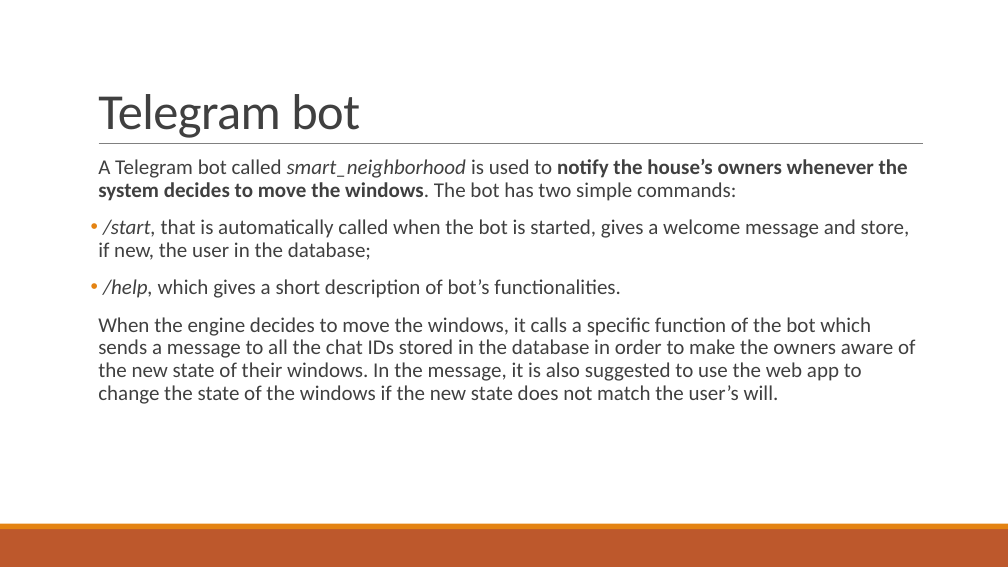
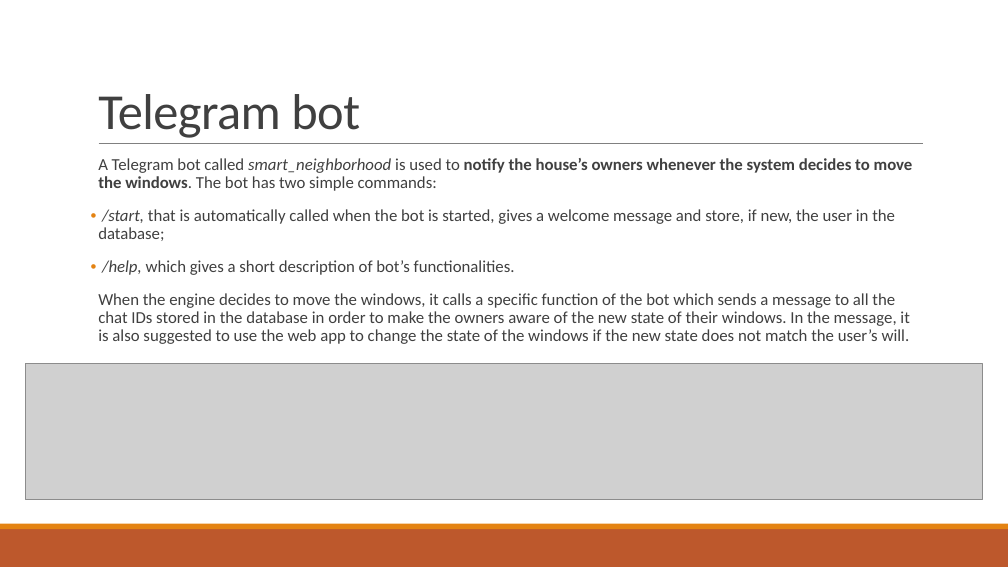
Before and after one commit to francescobaraldi/smart-neighborhood, a slide deck: slide 20 of Smart Neighborhood.pptx. Drawn at 1008x567 pixels with LibreOffice and Linux fonts; fonts in the diff are those of the drawing; grey boxes stand for pictures. Boxes give left, top, right and bottom in pixels: in the first picture for what was removed or moved away, otherwise in the second. Text is boxed around its words. In the diff, an @@ line names an element or a change of style, - is before the commit and + after.

Commit message:
Added bot image to ppt

```diff
--- a/Smart Neighborhood.pptx
+++ b/Smart Neighborhood.pptx
@@ text "A Telegram bot called smart_neighborhood ..." at (98, 158, 913, 344): size 20 to 16 pt @@
@@ picture added at (26, 364, 983, 500) @@
```
